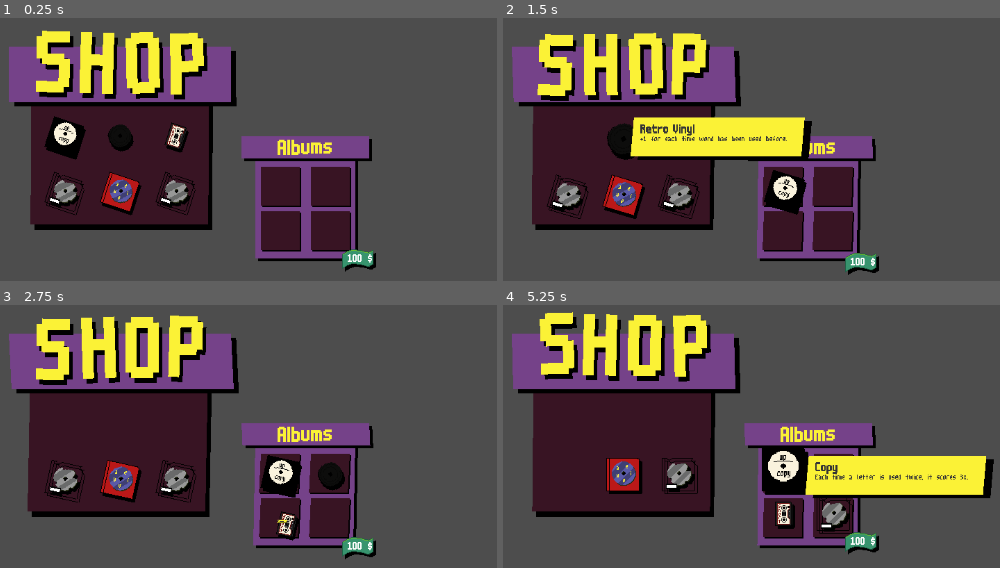
Above: before the commit, frames 1-4 (two rows, left to right).
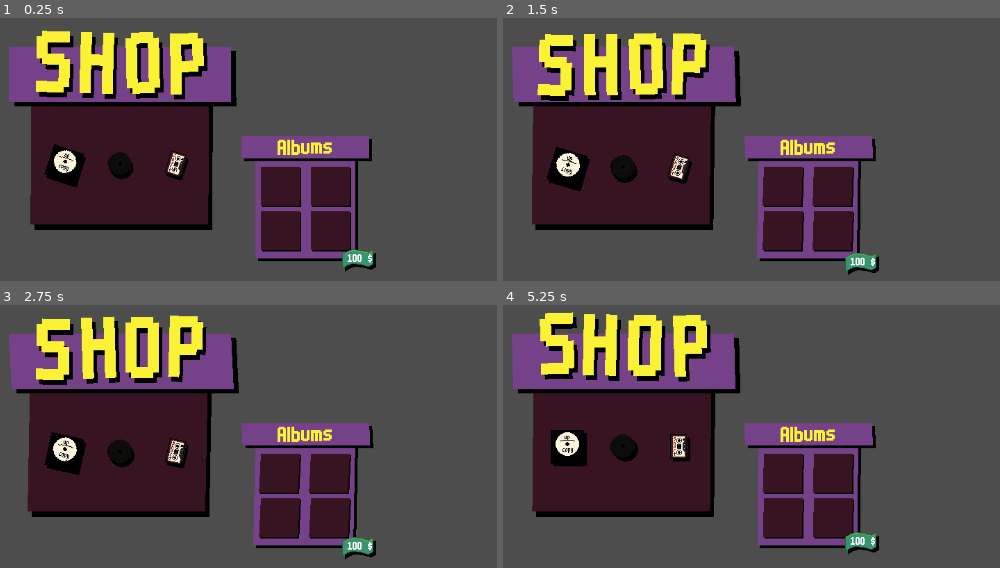
Above: after the commit, the same moments.

Repository: LiranDat/Spitandspell
Game: Godot game, scene res://shop.tscn
Same seed, same stepped clock (60 frames per second), same inputs: the game is played once before the commit and once after it. This scene is started directly instead of the project's main scene.
Inputs (mouse positions are in pixels of both pictures, inside the frame that each line leads up to):
- Up to frame 1 (0.25 s): no input
- Up to frame 2 (1.5 s): move the mouse to (567, 136) at 0.52 s; click (567, 136) at 0.67 s; move the mouse to (622, 136) at 1.27 s; click (622, 136) at 1.42 s
- Up to frame 3 (2.75 s): move the mouse to (173, 423) at 2.02 s; click (173, 423) at 2.17 s
- Up to frame 4 (5.25 s): move the mouse to (567, 478) at 2.77 s; click (567, 478) at 2.92 s; move the mouse to (622, 478) at 3.52 s; click (622, 478) at 3.67 s; move the mouse to (676, 478) at 4.27 s; click (676, 478) at 4.42 s; move the mouse to (781, 473) at 5.02 s; click (781, 473) at 5.17 s

The runs differ from the first frame. In frame 1, 4.8% of the frame differs, in the area x 8-40%, y 37-75%; in frame 2, 11%; in frame 3, 5.4%; in frame 4, 12%, in the area x 9-99%, y 47-88%.

Commit message:
Shop uses money

Diff:
--- a/album.gd
+++ b/album.gd
@@ -5,6 +5,8 @@
 	set(value):
 		albumNumber = value
 		updateAlbumInfo()
+
+var price : int = 0
 
 const ALBUMFILE = "res://albums.xml"
 const ALBUMATTRIBUTES = ["id","title","description","subdescript","price"]
@@ -43,6 +45,7 @@
 	$Tooltip/AlbumDescription.text = albumInfo["description"]
 	$Tooltip/AlbumDescription/AlbumSubDescription.text = albumInfo["subdescript"]
 	$Tooltip/Price.text = albumInfo["price"]+ " $"
+	self.price=albumInfo["price"]
 	pass
 
 func appear():
@@ -128,13 +131,13 @@
 	if event is InputEventMouseButton:
 		if event.button_index == MOUSE_BUTTON_LEFT and event.pressed:
 			click()
-		if(!owned):
-			print("Buying album")
-			var case : AlbumCase = get_tree().get_first_node_in_group("AlbumCase")
-			if(case):
-				if(!case.isFull()):
-					case.addAlbum(self)
-					owned = true
+			if(!owned):
+				print("Buying album")
+				var case = get_tree().get_first_node_in_group("AlbumCase")
+				if(case):
+					if(!case.isFull()):
+						if(case.buyAlbum(self)):
+							owned = true
 	pass # Replace with function body.
 
 
--- a/album_case.gd
+++ b/album_case.gd
@@ -15,6 +15,13 @@
 func isFull():
 	return full
 
+func buyAlbum(album:Album):
+	if $Money.money > album.price:
+		$Money.money -= album.price
+		addAlbum(album)
+		print(albums.size())
+	pass
+
 func addAlbum(album : Album):
 	if(full):
 		return
--- a/money.gd
+++ b/money.gd
@@ -1,9 +1,9 @@
 extends Node2D
 var time = 0.0
-var money : int = 0:
+var money : int = 100:
 	set(value):
 		money = value
-		$Bill/Label.text = money
+		$Bill/Label.text = str(money)
 
 func _process(delta: float) -> void:
 
--- a/shop.gd
+++ b/shop.gd
@@ -3,11 +3,11 @@
 var albumScene = preload("res://album.tscn")
 
 func _ready():
-	for i in range(6):
+	for i in range(3):
 		var album = albumScene.instantiate()
 		album.albumNumber=randi_range(0,5)
 		album.updateAlbumInfo()
-		album.position = Vector2((float(i%3)-1)*80.0,float(i/3)*80.0)
+		album.position = Vector2((float(i%3)-1)*80.0,float(i/3)*80.0+40.)
 		$Albums.add_child(album)
 	pass
 
Not shown, added: shop.tscn612766421.tmp
